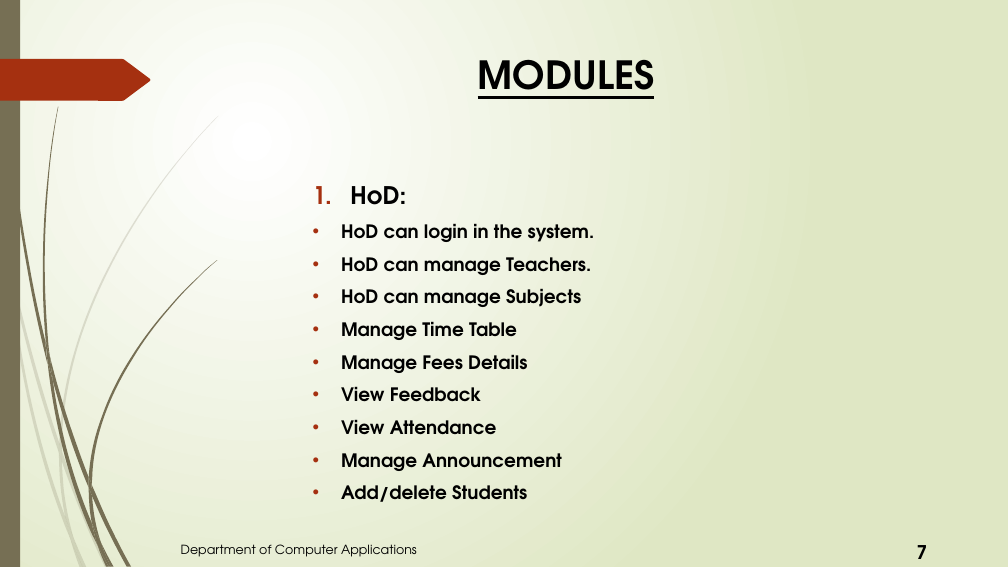
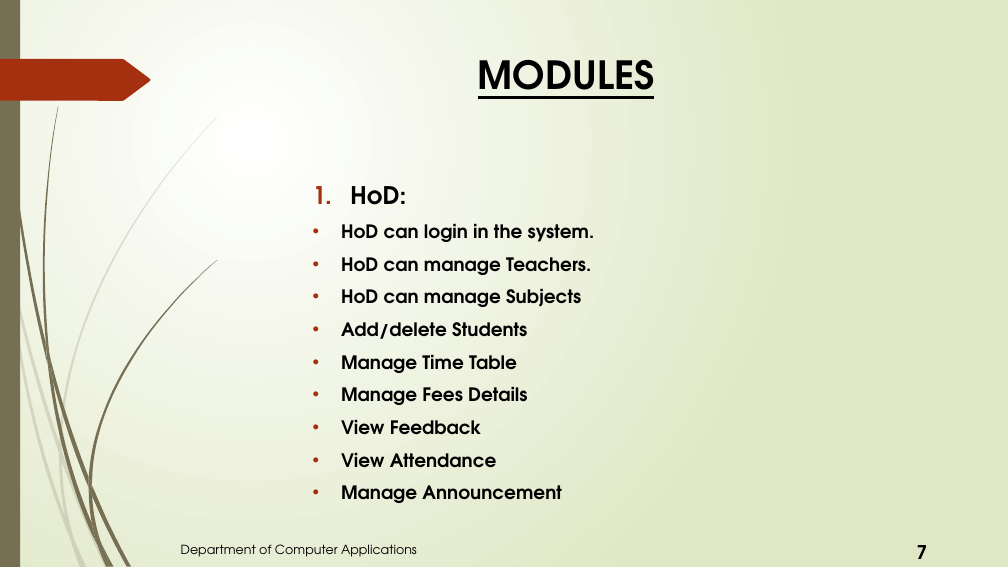
Before and after one commit to ashique1213/Academic-Management-System, a slide deck: slide 6 of PPT Main Project.pptx. Drawn at 1008x567 pixels with LibreOffice and Linux fonts; fonts in the diff are those of the drawing. Boxes give left, top, right and bottom in pixels: in the first picture for what was removed or moved away, otherwise in the second. Text is boxed around its words. In the diff, an @@ line names an element or a change of style, - is before the commit and + after.

```diff
--- a/PPT Main Project.pptx
+++ b/PPT Main Project.pptx
@@ text at (x1=341, y1=322, x2=527, y2=339): paragraph added @@
+• Add/delete Students
@@ text at (x1=341, y1=485, x2=527, y2=502): paragraph removed @@
-• Add/delete Students
```
Also in this commit, not shown: 4 other slides changed, 28 other files.
